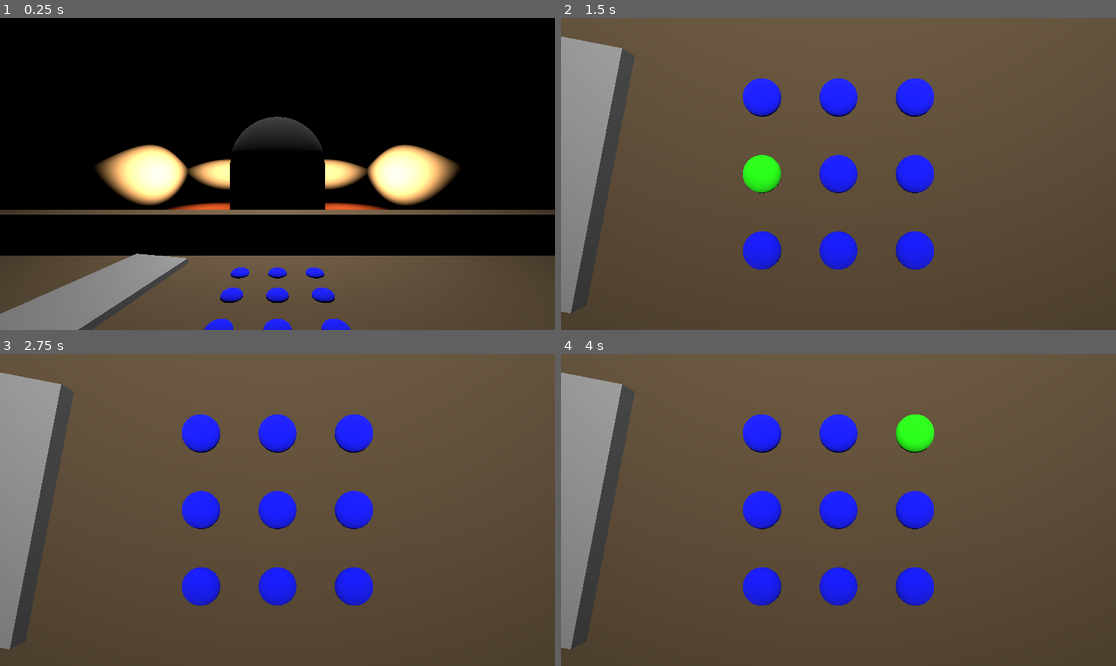
Above: before the commit, frames 1-4 (two rows, left to right).
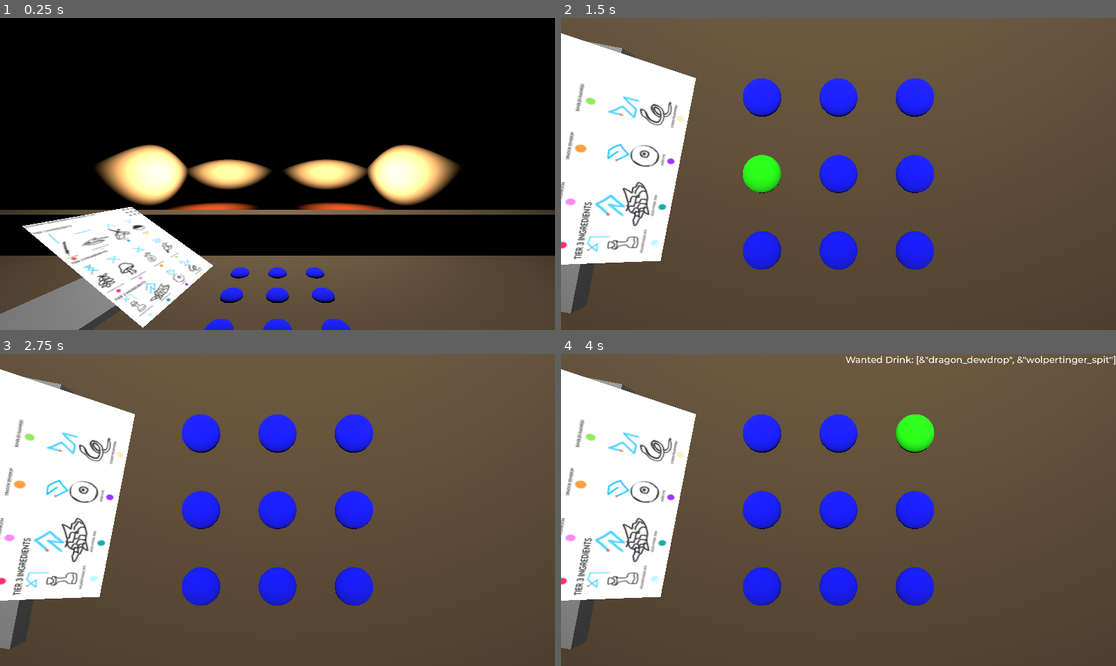
Above: after the commit, the same moments.

Repository: jaydensipe/A-Concoction-For-Creeps
Game: Godot game, scene res://scenes/game/game.tscn
The game is run twice, just before and just after one commit, with the same random seed, the same clock (stepped at 60 frames per second) and the same inputs.
Inputs (mouse positions are in pixels of both pictures, inside the frame that each line leads up to):
- Up to frame 1 (0.25 s): no input
- Up to frame 2 (1.5 s): tap Enter at 0.5 s; move the mouse to (960, 158) at 0.52 s; press the mouse at (960, 158) at 0.53 s; hold D (move_right) 0.53-1.25 s; tap Space (jump) at 0.77 s; release the mouse at (960, 158) at 1.25 s; drag from (727, 189) to (810, 236) at 1.27 s
- Up to frame 3 (2.75 s): move the mouse to (333, 441) at 2.02 s; hold D (move_right) from 2.03 s (still down); hold E (interact) from 2.03 s (still down); click (333, 441) at 2.3 s
- Up to frame 4 (4 s): release D (move_right) at 2.75 s; release E (interact) at 2.75 s; tap Space (jump) at 2.75, 3.77 s; drag from (810, 572) to (672, 463) at 2.77 s; move the mouse to (1005, 556) at 3.52 s; press the mouse at (1005, 556) at 3.53 s; hold A (move_left) from 3.53 s (still down)

The runs differ from the first frame. In frame 1, 8.7% of the frame differs, in the area x 4-59%, y 31-100%; in frame 2, 14%; in frame 3, 14%; in frame 4, 15%, in the area x 0-100%, y 0-80%.
Error in both runs: Out of bounds get index '1' (on base: 'Array[Dictionary]') (res://addons/jaysreusablecomponentsandthings/common_components/autoloads/logger/logit.gd:27)

Commit message:
Added priority system for symbol drawing

Diff:
--- a/project.godot
+++ b/project.godot
@@ -29,6 +29,7 @@
 ResonateIt="*res://addons/jaysreusablecomponentsandthings/common_components/autoloads/audio/resonateit.gd"
 SceneIt="*res://addons/jaysreusablecomponentsandthings/common_components/scene/scene_it.gd"
 GlobalEventBus="*res://scripts/global_event_bus.gd"
+GameState="*res://scenes/game/state/game_state.gd"
 
 [debug]
 
--- a/scenes/activation_sphere/activation_sphere.gd
+++ b/scenes/activation_sphere/activation_sphere.gd
@@ -1,7 +1,6 @@
 extends Node3D
 
 @onready var mesh_instance_3d: MeshInstance3D = $MeshInstance3D
-@onready var magical_tablet: MagicalTablet = get_parent() as MagicalTablet
 @onready var TEXTURE_ACTIVATED: Resource = preload("res://scenes/activation_sphere/texture_activated.tres")
 @onready var TEXTURE_FIRST: Resource = preload("res://scenes/activation_sphere/texture_first.tres")
 @onready var TEXTURE_WAITING: Resource = preload("res://scenes/activation_sphere/texture_waiting.tres")
@@ -17,7 +16,7 @@
 	mesh_instance_3d.material_override = TEXTURE_WAITING
 
 func _on_area_3d_input_event(camera: Node, event: InputEvent, event_position: Vector3, normal: Vector3, shape_idx: int) -> void:
-	if (activated or !magical_tablet.holding_m1 or Game._camera_state != Game.CAMERA_STATE.PLAYSPACE): return
+	if (activated or !GameState.holding_mouse_button_down or Game._camera_state != Game.CAMERA_STATE.PLAYSPACE): return
 
 	activated = true
 	if (Game.is_board_empty()):
--- a/scenes/bar/bar.tscn
+++ b/scenes/bar/bar.tscn
@@ -12,11 +12,6 @@
 
 [sub_resource type="Environment" id="Environment_hum5y"]
 background_mode = 1
-
-[sub_resource type="CapsuleMesh" id="CapsuleMesh_c8igd"]
-
-[sub_resource type="StandardMaterial3D" id="StandardMaterial3D_p811f"]
-albedo_color = Color(0, 0, 0, 1)
 
 [node name="Bar" type="Node3D"]
 
@@ -103,8 +98,3 @@
 
 [node name="WorldEnvironment" type="WorldEnvironment" parent="."]
 environment = SubResource("Environment_hum5y")
-
-[node name="MeshInstance3D" type="MeshInstance3D" parent="."]
-transform = Transform3D(1, 0, 0, 0, 1, 0, 0, 0, 1, 0, 0.7, -1.2)
-mesh = SubResource("CapsuleMesh_c8igd")
-surface_material_override/0 = SubResource("StandardMaterial3D_p811f")
--- a/scenes/book/book.tscn
+++ b/scenes/book/book.tscn
@@ -1,4 +1,6 @@
-[gd_scene load_steps=2 format=3 uid="uid://cgwrcy7vx0yyw"]
+[gd_scene load_steps=3 format=3 uid="uid://cgwrcy7vx0yyw"]
+
+[ext_resource type="Texture2D" uid="uid://evccbf6elsmh" path="res://assets/ui/temp_ingredient_list/ingredient_list.png" id="1_4iv5r"]
 
 [sub_resource type="BoxMesh" id="BoxMesh_bag8f"]
 size = Vector3(0.4, 0.035, 0.74)
@@ -7,3 +9,7 @@
 
 [node name="MeshInstance3D" type="MeshInstance3D" parent="."]
 mesh = SubResource("BoxMesh_bag8f")
+
+[node name="Sprite3D" type="Sprite3D" parent="."]
+transform = Transform3D(-3.81455e-10, -0.015115, 0.00872668, -6.607e-10, 0.00872668, 0.015115, -0.0174534, -2.9947e-17, -7.6291e-10, 0.1, 0.17692, -0.0714115)
+texture = ExtResource("1_4iv5r")
--- a/scenes/game/game.gd
+++ b/scenes/game/game.gd
@@ -9,60 +9,180 @@
 enum CAMERA_STATE { FORWARD, PLAYSPACE, BOOK }
 #endregion
 
-#region Symbol Variables
-enum SYMBOL_STATES {EMPTY, START, REQUIRED}
-static var wanted_symbol: Array[StringName] = []
+#region Ingredient & Symbol Variables
+class Ingredient:
+	var ingredient_name: StringName
+	var tier: int
+
+const MAX_AMOUNT_OF_INGREDIENTS: int = 2
+enum SYMBOL_STATES {EMPTY, START, TWO, THREE, FOUR, FIVE, SIX, SEVEN, EIGHT, NINE}
 static var empty_symbol: Array[int] = [SYMBOL_STATES.EMPTY, SYMBOL_STATES.EMPTY, SYMBOL_STATES.EMPTY, \
 								SYMBOL_STATES.EMPTY, SYMBOL_STATES.EMPTY, SYMBOL_STATES.EMPTY, \
 								SYMBOL_STATES.EMPTY, SYMBOL_STATES.EMPTY, SYMBOL_STATES.EMPTY]
 static var current_symbol: Array[int] = [SYMBOL_STATES.EMPTY, SYMBOL_STATES.EMPTY, SYMBOL_STATES.EMPTY, \
 								SYMBOL_STATES.EMPTY, SYMBOL_STATES.EMPTY, SYMBOL_STATES.EMPTY, \
 								SYMBOL_STATES.EMPTY, SYMBOL_STATES.EMPTY, SYMBOL_STATES.EMPTY]
-static var symbols: Dictionary = {
-	"hiviticus:1": [SYMBOL_STATES.EMPTY, SYMBOL_STATES.EMPTY, SYMBOL_STATES.REQUIRED, \
-				SYMBOL_STATES.EMPTY, SYMBOL_STATES.REQUIRED, SYMBOL_STATES.EMPTY, \
-				SYMBOL_STATES.START, SYMBOL_STATES.EMPTY, SYMBOL_STATES.EMPTY],
-
-	"adoolafus:1": [SYMBOL_STATES.EMPTY, SYMBOL_STATES.START, SYMBOL_STATES.EMPTY, \
-				SYMBOL_STATES.EMPTY, SYMBOL_STATES.REQUIRED, SYMBOL_STATES.EMPTY, \
-				SYMBOL_STATES.EMPTY, SYMBOL_STATES.REQUIRED, SYMBOL_STATES.EMPTY],
+static var ingredients: Dictionary = {
+	"flamefern:1": [SYMBOL_STATES.START, SYMBOL_STATES.EMPTY, SYMBOL_STATES.EMPTY, \
+				SYMBOL_STATES.TWO, SYMBOL_STATES.EMPTY, SYMBOL_STATES.EMPTY, \
+				SYMBOL_STATES.THREE, SYMBOL_STATES.EMPTY, SYMBOL_STATES.EMPTY],
+
+	"skiverwing_feathers:1": [SYMBOL_STATES.EMPTY, SYMBOL_STATES.EMPTY, SYMBOL_STATES.EMPTY, \
+				SYMBOL_STATES.START, SYMBOL_STATES.TWO, SYMBOL_STATES.THREE, \
+				SYMBOL_STATES.EMPTY, SYMBOL_STATES.EMPTY, SYMBOL_STATES.EMPTY],
+
+	"sackfruit:1": [SYMBOL_STATES.EMPTY, SYMBOL_STATES.THREE, SYMBOL_STATES.EMPTY, \
+				SYMBOL_STATES.EMPTY, SYMBOL_STATES.TWO, SYMBOL_STATES.EMPTY, \
+				SYMBOL_STATES.START, SYMBOL_STATES.EMPTY, SYMBOL_STATES.FOUR],
+
+	"imbued_salt:1": [SYMBOL_STATES.START, SYMBOL_STATES.EMPTY, SYMBOL_STATES.FOUR, \
+				SYMBOL_STATES.EMPTY, SYMBOL_STATES.TWO, SYMBOL_STATES.EMPTY, \
+				SYMBOL_STATES.EMPTY, SYMBOL_STATES.THREE, SYMBOL_STATES.EMPTY],
+
+	"harpberry_cluster:2": [SYMBOL_STATES.THREE, SYMBOL_STATES.FOUR, SYMBOL_STATES.EMPTY, \
+				SYMBOL_STATES.FIVE, SYMBOL_STATES.TWO, SYMBOL_STATES.EMPTY, \
+				SYMBOL_STATES.START, SYMBOL_STATES.SIX, SYMBOL_STATES.EMPTY],
+
+	"poppletop_mushroom:2": [SYMBOL_STATES.FIVE, SYMBOL_STATES.FOUR, SYMBOL_STATES.THREE, \
+				SYMBOL_STATES.EMPTY, SYMBOL_STATES.TWO, SYMBOL_STATES.EMPTY, \
+				SYMBOL_STATES.START, SYMBOL_STATES.EMPTY, SYMBOL_STATES.SIX],
+
+	"dragon_dewdrop:2": [SYMBOL_STATES.START, SYMBOL_STATES.EMPTY, SYMBOL_STATES.SIX, \
+				SYMBOL_STATES.EMPTY, SYMBOL_STATES.TWO, SYMBOL_STATES.EMPTY, \
+				SYMBOL_STATES.FIVE, SYMBOL_STATES.FOUR, SYMBOL_STATES.THREE],
+
+	"bundled_ragweed:2": [SYMBOL_STATES.START, SYMBOL_STATES.FOUR, SYMBOL_STATES.SEVEN, \
+				SYMBOL_STATES.TWO, SYMBOL_STATES.FIVE, SYMBOL_STATES.EIGHT, \
+				SYMBOL_STATES.THREE, SYMBOL_STATES.SIX, SYMBOL_STATES.NINE],
+
+	"wolpertinger_spit:3": [SYMBOL_STATES.START, SYMBOL_STATES.FOUR, SYMBOL_STATES.FIVE, \
+				SYMBOL_STATES.THREE, SYMBOL_STATES.TWO, SYMBOL_STATES.SIX, \
+				SYMBOL_STATES.EMPTY, SYMBOL_STATES.EMPTY, SYMBOL_STATES.SEVEN],
+
+	"aged_hydra_skin:3": [SYMBOL_STATES.EMPTY, SYMBOL_STATES.TWO, SYMBOL_STATES.EMPTY, \
+				SYMBOL_STATES.START, SYMBOL_STATES.FIVE, SYMBOL_STATES.THREE, \
+				SYMBOL_STATES.SIX, SYMBOL_STATES.FOUR, SYMBOL_STATES.EMPTY],
+
+	"siren_eye:3": [SYMBOL_STATES.FIVE, SYMBOL_STATES.FOUR, SYMBOL_STATES.EMPTY, \
+				SYMBOL_STATES.START, SYMBOL_STATES.SIX, SYMBOL_STATES.THREE, \
+				SYMBOL_STATES.EMPTY, SYMBOL_STATES.TWO, SYMBOL_STATES.EMPTY],
+
+	"coiled_fearworm:3": [SYMBOL_STATES.TWO, SYMBOL_STATES.EMPTY, SYMBOL_STATES.EMPTY, \
+				SYMBOL_STATES.START, SYMBOL_STATES.THREE, SYMBOL_STATES.SIX, \
+				SYMBOL_STATES.FOUR, SYMBOL_STATES.FIVE, SYMBOL_STATES.SEVEN],
 }
-#endregion
+static var wanted_drink: Array[StringName] = []
+static var concocted_drink: Array[StringName] = []
+static var current_draw_index: int = 0
+#endregion
+
+@onready var shadow_manager: ShadowManager = $ShadowManager
 
 func _ready() -> void:
+	shadow_manager.spawn_shadow_person()
+
 	GlobalEventBus.activation_sphere_selected.connect(func(sphere_index: int) -> void:
-		# Ensure if this is our first activated symbol, we mark it as the start.
+		# Ensure if this is our first activated symbol, we mark it as the start
+		current_draw_index += 1
+
 		if (is_board_empty()):
 			current_symbol[sphere_index] = SYMBOL_STATES.START
 		else:
-			current_symbol[sphere_index] = SYMBOL_STATES.REQUIRED
+			current_symbol[sphere_index] = current_draw_index
 	)
 
-	GlobalEventBus.lock_in.connect(_match_symbol)
+	GlobalEventBus.lock_in.connect(_match_ingredient)
 
 func _physics_process(delta: float) -> void:
 	_camera_controls()
 
 #region Game State
-func _match_symbol() -> void:
+func _match_ingredient() -> void:
 	var symbol_matches: bool = false
-	for symbol: Array in symbols.values():
+	for symbol: Array in ingredients.values():
 		if (current_symbol.hash() == symbol.hash()):
 			symbol_matches = true
 
-			var symbol_name: PackedStringArray = Utils.parse_symbol_name_and_tier(symbols.find_key(symbol))
-			GlobalEventBus.signal_successful_symbol_match(symbol_name[0], int(symbol_name[1]), current_symbol)
+			var ingredient: Ingredient = Utils.parse_ingredient_name_and_tier(ingredients.find_key(symbol))
+			GlobalEventBus.signal_successful_symbol_match(ingredient, current_symbol)
+			_add_drink_ingredient(ingredient)
 
 	if (!symbol_matches):
 		GlobalEventBus.signal_failure_symbol_match(current_symbol)
 
 	_clear_symbol()
 
+func _add_drink_ingredient(ingredient: Ingredient) -> void:
+	concocted_drink.append(ingredient.ingredient_name)
+	DebugIt.show_value_on_screen("Concocted Drink", str(concocted_drink))
+
+	# Checks if ingredient at position is correct, if not clear the current concocted drink
+	_verify_ingredient()
+
+	# If the length of our concocted drink matches our wanted drink, we successfully made a drink
+	if (len(concocted_drink) == len(wanted_drink)):
+		_concoct_drink()
+
+func _concoct_drink() -> void:
+	LogIt.custom("Concocted drink with ingredients: %s" % str(concocted_drink), "CONCONT", "PURPLE")
+	LogIt.custom("Wanted drink with ingredients: %s" % str(wanted_drink), "CONCONT", "PURPLE")
+
+	# We always create a successful drink
+	LogIt.custom("Created the correct drink!", "VERIFY", "springgreen")
+	GlobalEventBus.signal_successful_drink_create()
+
+	_reset_for_next_customer()
+
+	#_verify_drink()
+
+#func _verify_drink() -> void:
+	#if (wanted_drink.hash() == concocted_drink.hash()):
+		#LogIt.custom("Created the correct drink!", "VERIFY", "springgreen")
+		#GlobalEventBus.signal_successful_drink_create()
+	#else:
+		#LogIt.custom("Failed to create correct drink!", "VERIFY", "crimson")
+		#GlobalEventBus.signal_failure_drink_create()
+#
+	#_reset_for_next_customer()
+
+func _verify_ingredient() -> void:
+	var added_ingredient_index: int = len(concocted_drink) - 1
+
+	# Jayden, if you crash here, it's because nobody has ordered anything yet, dumby!
+	if (concocted_drink[added_ingredient_index] != wanted_drink[added_ingredient_index]):
+		_clear_symbol()
+		_clear_drink()
 
 func _clear_symbol() -> void:
 	current_symbol = empty_symbol.duplicate()
+	current_draw_index = 0
 
 	GlobalEventBus.signal_clear_board()
+
+func _clear_drink() -> void:
+	concocted_drink = []
+	DebugIt.show_value_on_screen("Concocted Drink", str(concocted_drink))
+
+func _clear_wanted_drink() -> void:
+	wanted_drink = []
+	DebugIt.show_value_on_screen("Wanted Drink", str(wanted_drink))
+
+func _reset_for_next_customer() -> void:
+	_clear_drink()
+	_clear_wanted_drink()
+	_clear_symbol()
+
+static func generate_wanted_drink() -> void:
+	# Always have a min of two ingredients
+	var random_amount_of_ingredients: int = randi() % MAX_AMOUNT_OF_INGREDIENTS + 2
+
+	var counter: int = 0
+	while (counter < random_amount_of_ingredients):
+		wanted_drink.append(Utils.parse_ingredient_name_and_tier(ingredients.keys().pick_random()).ingredient_name)
+		counter += 1
+
+	LogIt.custom("Generated wanted drink: %s" % [str(wanted_drink)], "DRINK", "orange")
+	DebugIt.show_value_on_screen("Wanted Drink", str(wanted_drink))
 
 static func is_board_empty() -> bool:
 	return current_symbol.hash() == empty_symbol.hash()
--- a/scenes/game/game.tscn
+++ b/scenes/game/game.tscn
@@ -1,9 +1,10 @@
-[gd_scene load_steps=9 format=3 uid="uid://gp6hkg7jb80"]
+[gd_scene load_steps=10 format=3 uid="uid://gp6hkg7jb80"]
 
 [ext_resource type="Script" path="res://scenes/game/game.gd" id="1_o5ugh"]
 [ext_resource type="PackedScene" uid="uid://ol8kdxictbe1" path="res://scenes/bar/bar.tscn" id="1_qqe3r"]
 [ext_resource type="PackedScene" uid="uid://cgwrcy7vx0yyw" path="res://scenes/book/book.tscn" id="3_3tv4j"]
 [ext_resource type="PackedScene" uid="uid://b522b5yl0s1aa" path="res://scenes/magical_tablet/magical_tablet.tscn" id="4_hh4kn"]
+[ext_resource type="PackedScene" uid="uid://d0181m4p4r5ts" path="res://scenes/shadow_manager/shadow_manager.tscn" id="5_5aau3"]
 
 [sub_resource type="Animation" id="Animation_ipkhv"]
 length = 0.001
@@ -106,6 +107,9 @@
 [node name="MagicalTablet" parent="." instance=ExtResource("4_hh4kn")]
 transform = Transform3D(0.225, 0, 0, 0, 0.225, 0, 0, 0, 0.225, 0, 0.5, 0)
 
+[node name="ShadowManager" parent="." instance=ExtResource("5_5aau3")]
+transform = Transform3D(1, 0, 0, 0, 1, 0, 0, 0, 1, 0, 0.9, -5)
+
 [node name="Camera" type="Node" parent="."]
 
 [node name="Camera3D" type="Camera3D" parent="Camera"]
--- /dev/null
+++ b/scenes/game/state/game_state.gd
@@ -0,0 +1,3 @@
+extends Node
+
+var holding_mouse_button_down: bool = false
--- a/scenes/magical_tablet/magical_tablet.gd
+++ b/scenes/magical_tablet/magical_tablet.gd
@@ -1,12 +1,10 @@
 extends Node3D
 class_name MagicalTablet
 
-var holding_m1: bool = false
-
 func _physics_process(delta: float) -> void:
 	if (Input.is_action_pressed(&"mouse_primary_fire")):
-		holding_m1 = true
+		GameState.holding_mouse_button_down = true
 	else:
-		if (holding_m1 and !Game.is_board_empty()): GlobalEventBus.signal_lock_in()
+		if (GameState.holding_mouse_button_down and !Game.is_board_empty()): GlobalEventBus.signal_lock_in()
 
-		holding_m1 = false
+		GameState.holding_mouse_button_down = false
--- /dev/null
+++ b/scenes/shadow_manager/shadow_manager.gd
@@ -0,0 +1,22 @@
+extends Node
+class_name ShadowManager
+
+@onready var scene_spawn_component_3d: SceneSpawnComponent3D = $SceneSpawnComponent3D
+@onready var current_shadow_person: ShadowPerson
+
+func _ready() -> void:
+	GlobalEventBus.successful_drink_create.connect(func() -> void:
+		current_shadow_person.queue_free()
+		spawn_shadow_person()
+	)
+
+	#GlobalEventBus.failure_drink_create.connect(func() -> void:
+		#current_shadow_person.queue_free()
+		#spawn_shadow_person()
+	#)
+
+func spawn_shadow_person() -> void:
+	current_shadow_person = await scene_spawn_component_3d.spawn_at_location()
+	await current_shadow_person.waiting_at_table
+
+	Game.generate_wanted_drink()
--- /dev/null
+++ b/scenes/shadow_manager/shadow_manager.tscn
@@ -0,0 +1,14 @@
+[gd_scene load_steps=4 format=3 uid="uid://d0181m4p4r5ts"]
+
+[ext_resource type="Script" path="res://scenes/shadow_manager/shadow_manager.gd" id="1_aw56c"]
+[ext_resource type="Script" path="res://addons/jaysreusablecomponentsandthings/3d_components/spawners/component/scene_spawn_component_3d.gd" id="2_u66hr"]
+[ext_resource type="PackedScene" uid="uid://c0otrmlwid20e" path="res://scenes/shadow_person/shadow_person.tscn" id="3_576wa"]
+
+[node name="ShadowManager" type="Node3D"]
+script = ExtResource("1_aw56c")
+
+[node name="SceneSpawnComponent3D" type="Marker3D" parent="."]
+script = ExtResource("2_u66hr")
+scene = ExtResource("3_576wa")
+enable_delay = true
+spawn_delay_time = 2.0
--- /dev/null
+++ b/scenes/shadow_person/shadow_person.gd
@@ -0,0 +1,10 @@
+extends Node3D
+class_name ShadowPerson
+
+signal waiting_at_table
+
+func _ready() -> void:
+	get_tree().create_tween().tween_property(self, ^"global_position:z", global_position.z - 1.5, 1.0).set_trans(Tween.TRANS_CIRC) \
+		.finished.connect(func() -> void: \
+			waiting_at_table.emit()
+		)
--- /dev/null
+++ b/scenes/shadow_person/shadow_person.tscn
@@ -0,0 +1,15 @@
+[gd_scene load_steps=4 format=3 uid="uid://c0otrmlwid20e"]
+
+[ext_resource type="Script" path="res://scenes/shadow_person/shadow_person.gd" id="1_an7rs"]
+
+[sub_resource type="CapsuleMesh" id="CapsuleMesh_1us5c"]
+
+[sub_resource type="StandardMaterial3D" id="StandardMaterial3D_antg0"]
+albedo_color = Color(0.183196, 0.183196, 0.183196, 1)
+
+[node name="ShadowPerson" type="Node3D"]
+script = ExtResource("1_an7rs")
+
+[node name="MeshInstance3D" type="MeshInstance3D" parent="."]
+mesh = SubResource("CapsuleMesh_1us5c")
+surface_material_override/0 = SubResource("StandardMaterial3D_antg0")
--- a/scripts/global_event_bus.gd
+++ b/scripts/global_event_bus.gd
@@ -12,12 +12,20 @@
 func signal_clear_board() -> void:
 	clear_board.emit()
 
-signal successful_symbol_match
-func signal_successful_symbol_match(symbol_name: StringName, symbol_tier: int, symbol: Array[int]) -> void:
-	LogIt.custom("Symbol successfully matched: %s, tier %d" % [symbol_name, symbol_tier], "SUCCESS", "green")
-	successful_symbol_match.emit(symbol_name, symbol_tier, symbol)
+signal successful_symbol_match()
+func signal_successful_symbol_match(ingredient: Game.Ingredient, symbol: Array[int]) -> void:
+	LogIt.custom("Symbol successfully matched: %s, tier %d" % [ingredient.ingredient_name, ingredient.tier], "SUCCESS", "green")
+	successful_symbol_match.emit(ingredient, symbol)
 
-signal failure_symbol_match
+signal failure_symbol_match()
 func signal_failure_symbol_match(symbol: Array[int]) -> void:
-	LogIt.custom("Symbol match failed!", "FAILED", "red")
+	LogIt.custom("No symbol matches drawing!", "FAILED", "red")
 	failure_symbol_match.emit(symbol)
+
+signal successful_drink_create()
+func signal_successful_drink_create() -> void:
+	successful_drink_create.emit()
+
+#signal failure_drink_create()
+#func signal_failure_drink_create() -> void:
+	#failure_drink_create.emit()
--- a/scripts/utils.gd
+++ b/scripts/utils.gd
@@ -6,5 +6,10 @@
 	print("%d %d %d" % [symbol[3], symbol[4], symbol[5]])
 	print("%d %d %d \n" % [symbol[6], symbol[7], symbol[8]])
 
-static func parse_symbol_name_and_tier(symbol_name: StringName) -> PackedStringArray:
-	return symbol_name.split(":", true)
+static func parse_ingredient_name_and_tier(ingredient_name: StringName) -> Game.Ingredient:
+	var ingredient: Game.Ingredient = Game.Ingredient.new()
+	var split: PackedStringArray = ingredient_name.split(":", true)
+	ingredient.ingredient_name = split[0]
+	ingredient.tier = int(split[1])
+
+	return ingredient
Binary file added: assets/ui/temp_ingredient_list/ingredient_list.png
Not shown, added: assets/ui/temp_ingredient_list/ingredient_list.png.import
Not shown: 1 places in scenes/bar/bar.tscn that only renumber resources
